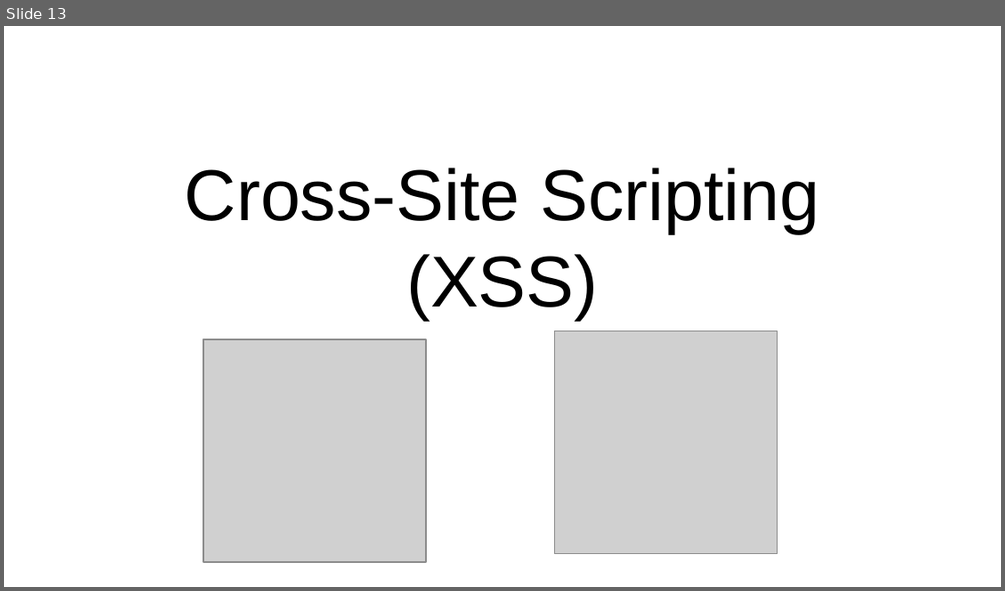
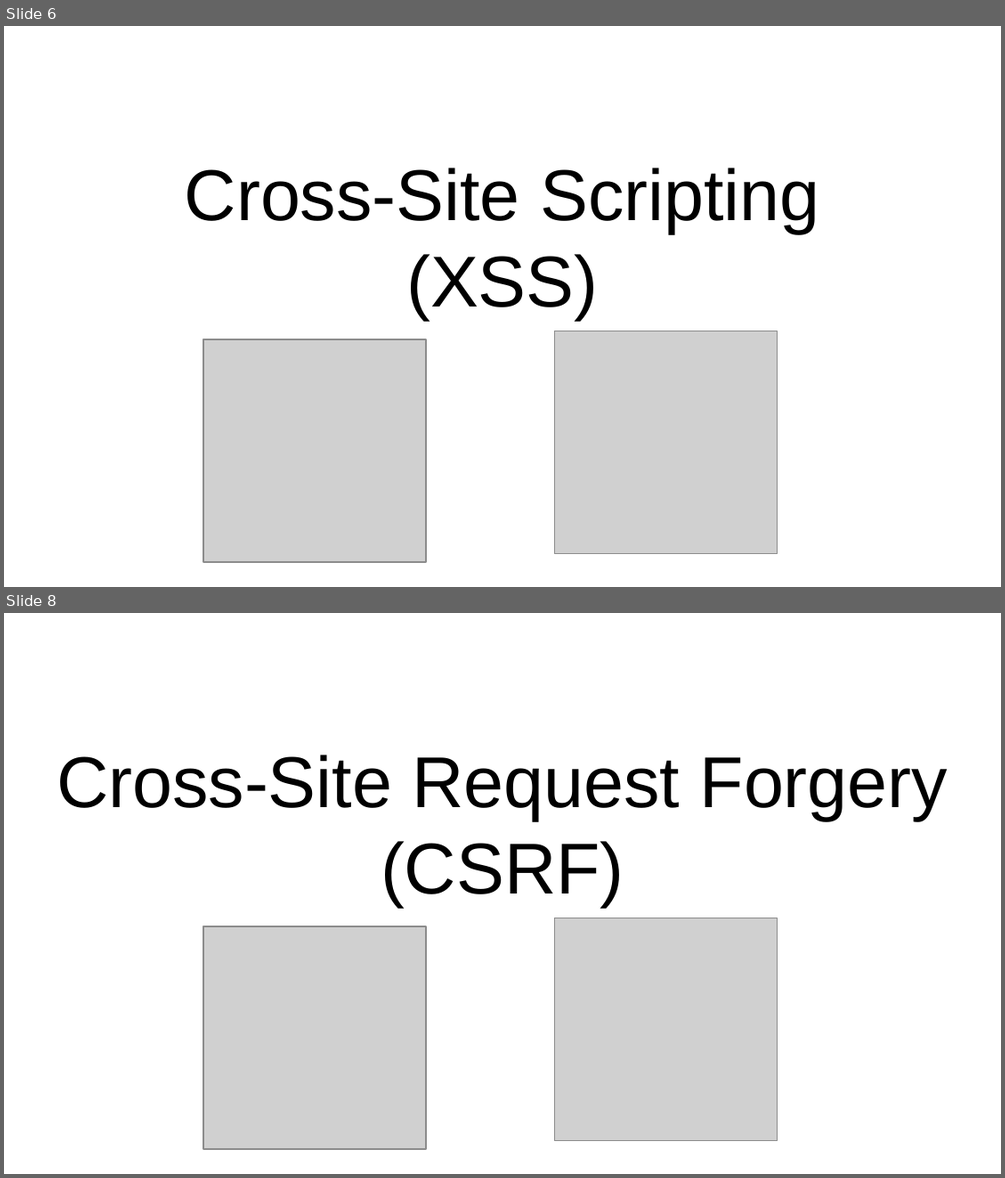
Before and after one commit to AshWilliams/Seguridad.Net, a slide deck: Seguridad_de_aplicaciones_web.pptx. Shown one above the other, each under a label of ours: slide 13 before the commit, slides 6 and 8 after it; the slides between them are not shown. The pictures are 1005x591 and 1005x1178 pixels, drawn with LibreOffice and Linux fonts; fonts in the diff are those of the drawing; grey boxes stand for pictures. Boxes give left, top, right and bottom in pixels: in the first picture for what was removed or moved away, otherwise in the second. Text is boxed around its words. In the diff, an @@ line names an element or a change of style, - is before the commit and + after.

```diff
--- a/Seguridad_de_aplicaciones_web.pptx
+++ b/Seguridad_de_aplicaciones_web.pptx
@@ slide 8 added at box(4, 613, 1001, 1174), background #FFFFFF @@
@@ title added at box(57, 755, 947, 906), 52 pt, text #000000 @@
+Cross-Site Request Forgery
+(CSRF)
@@ picture added at box(203, 926, 426, 1148) @@
@@ picture added at box(554, 918, 777, 1140) @@
@@ what was slide 13 is now slide 6 @@
```
Also in this commit, not shown: 6 slides changed, 9 other slides added, 16 slides removed, 2 other files.
